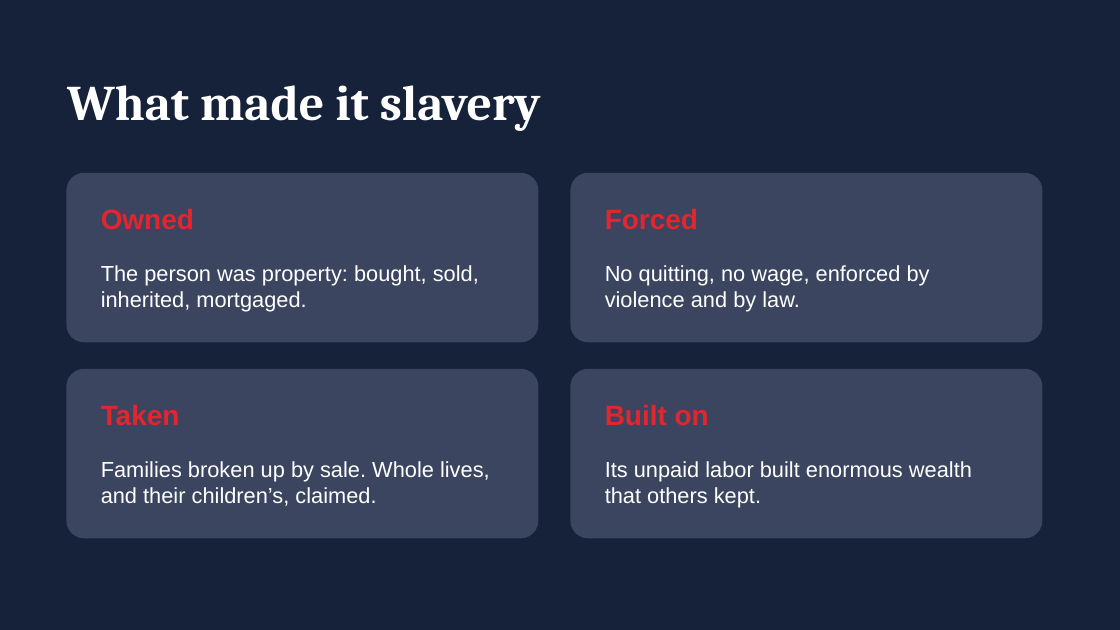
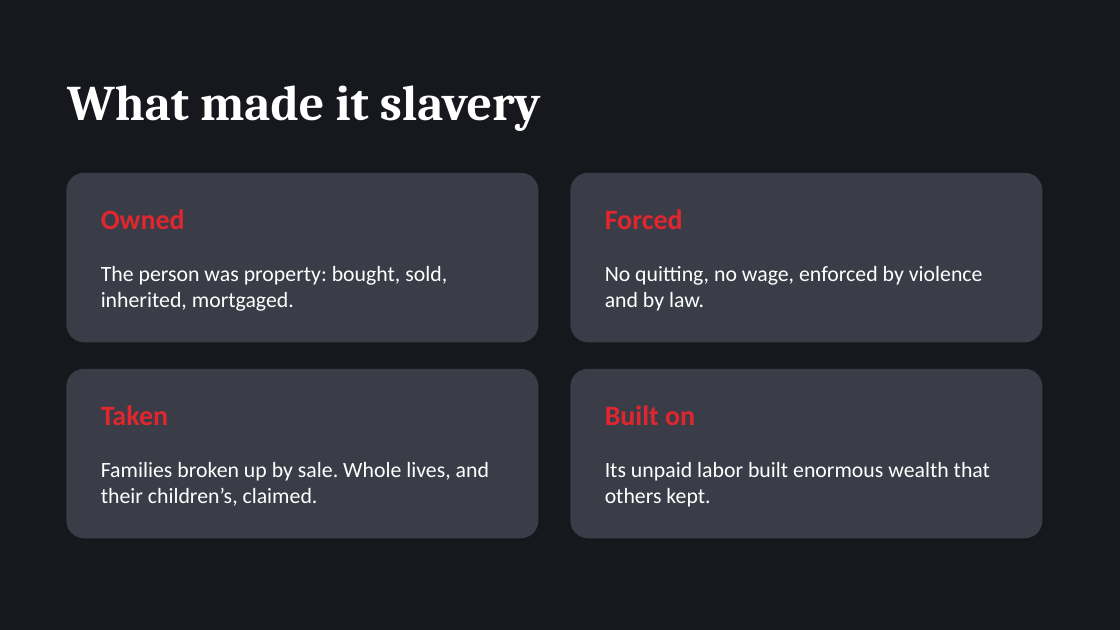
Before and after one commit to asaaab/asaaab.com, a slide deck: slide 42 of whimzmaxx/decks/The-Diary.pptx (slide 32 before the commit). Drawn at 1120x630 pixels with LibreOffice and Linux fonts; fonts in the diff are those of the drawing. Boxes give left, top, right and bottom in pixels: in the first picture for what was removed or moved away, otherwise in the second. Text is boxed around its words. In the diff, an @@ line names an element or a change of style, - is before the commit and + after.

```diff
--- a/whimzmaxx/decks/The-Diary.pptx
+++ b/whimzmaxx/decks/The-Diary.pptx
@@ background #16213A to #17181D @@
@@ fill #3B4560 to #3A3D47; outline #3B4560 1 pt to #3A3D47 1 pt in 4 elements at <box>571,174,1042,342</box>, <box>571,370,1042,538</box>, <box>67,174,538,342</box>, <box>67,370,538,538</box> @@
@@ font Arial to Calibri in 8 elements at <box>101,209,185,229</box>, <box>101,266,447,311</box>, <box>605,209,683,229</box>, <box>605,266,983,311</box>, <box>101,405,168,425</box>, <box>101,462,489,506</box>, <box>605,405,695,425</box>, <box>605,462,990,507</box> @@
```
Also in this commit, not shown: 34 other slides changed, 10 slides added, 2 other files.
